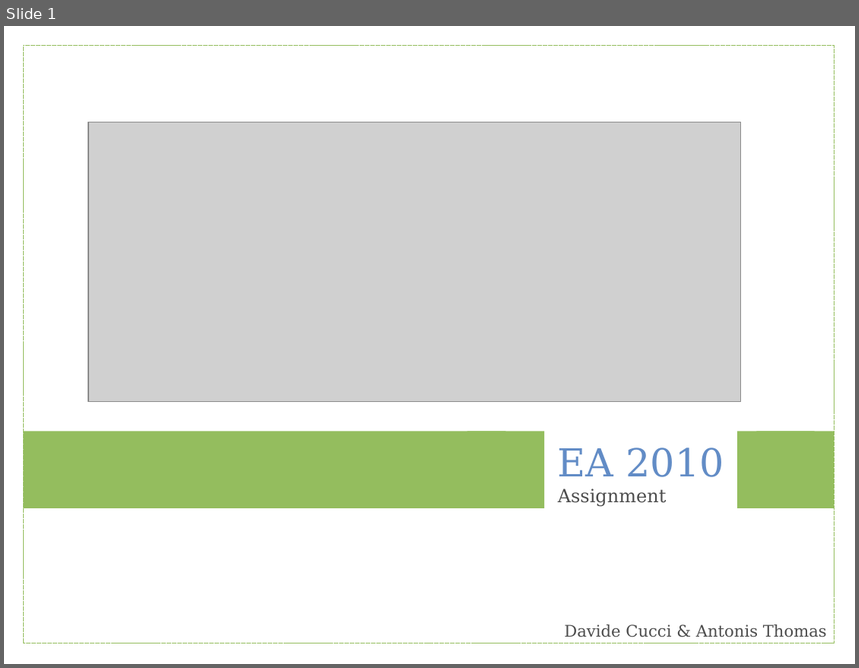
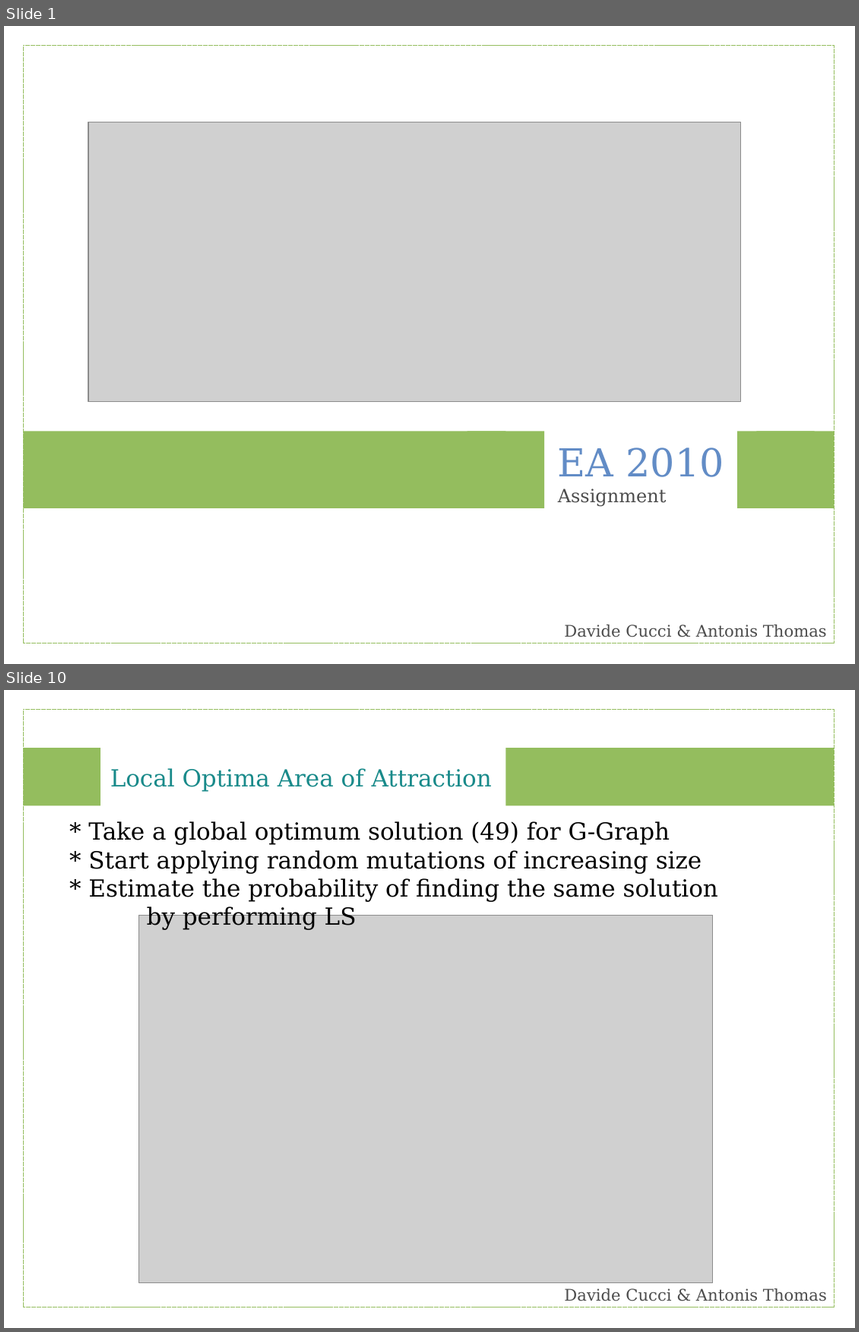
Before and after one commit to ufukhurriyetoglu/extreme-horsepower, a slide deck: EA2010/Report/eapres.odp. Shown one above the other, each under a label of ours: slide 1 before the commit, slides 1 and 10 after it; the slides between them are not shown. The pictures are 859x668 and 859x1332 pixels, drawn with LibreOffice and Linux fonts; fonts in the diff are those of the drawing; grey boxes stand for pictures. Boxes give left, top, right and bottom in pixels: in the first picture for what was removed or moved away, otherwise in the second. Text is boxed around its words. In the diff, an @@ line names an element or a change of style, - is before the commit and + after.

```diff
--- a/EA2010/Report/eapres.odp
+++ b/EA2010/Report/eapres.odp
@@ slide 10 added at box(4, 690, 855, 1328), background #FFFFFF @@
@@ rectangle added at box(23, 709, 835, 1308), outline #94BD5E 0 pt @@
@@ rectangle added at box(23, 748, 101, 806), fill #94BD5E @@
@@ rectangle added at box(506, 748, 835, 806), fill #94BD5E @@
@@ text added at box(110, 768, 492, 791), 22 pt, text #198A8A @@
+Local Optima Area of Attraction
@@ text added at box(88, 821, 718, 930), 22 pt, text #000000 @@
+* Take a global optimum solution (49) for G-Graph
+* Start applying random mutations of increasing size
+* Estimate the probability of finding the same solution
+by performing LS
@@ picture added at box(139, 916, 713, 1284) @@
@@ text added at box(564, 1289, 827, 1302), 15 pt, text #4C4C4C @@
+Davide Cucci & Antonis Thomas
```
Also in this commit, not shown: 1 slide changed, 19 other slides added, 15 slides removed.
